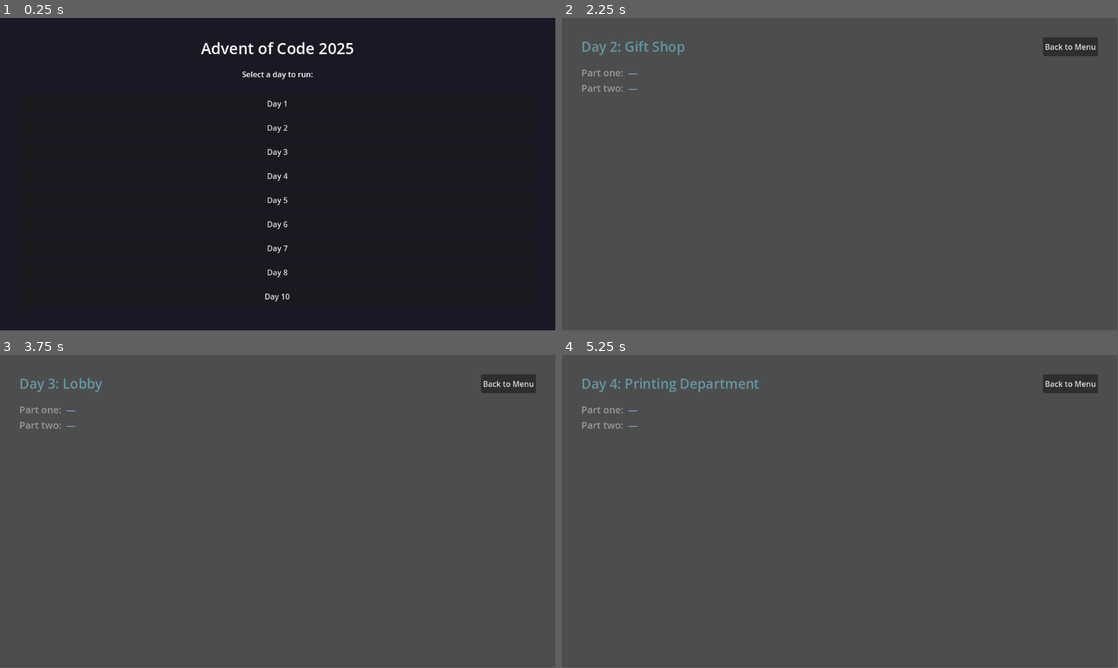
Above: before the commit, frames 1-4 (two rows, left to right).
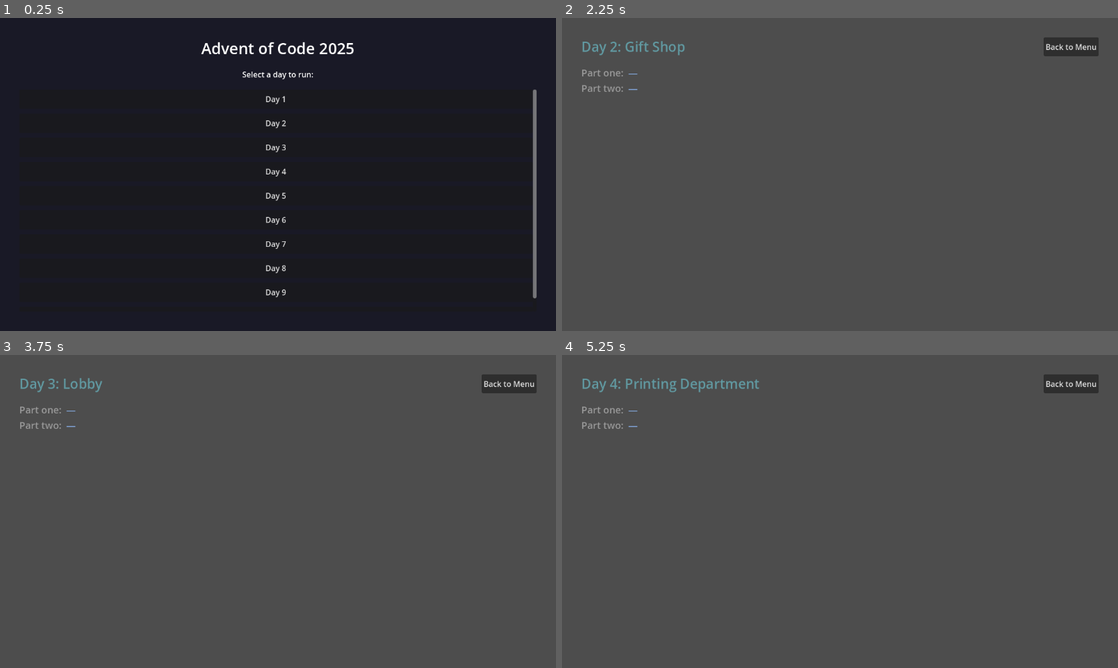
Above: after the commit, the same moments.

Repository: dzlk/adventofcode2025
Game: Godot game, scene res://scenes/main_menu.tscn
The game is run twice, just before and just after one commit, with the same random seed, the same clock (stepped at 60 frames per second) and the same inputs. The engine's default icon, where the game draws it, is replaced by a stand-in: a white triangle on a blue panel in a dark square.
Inputs:
- Up to frame 1 (0.25 s): no input
- Up to frame 2 (2.25 s): click "Day 1" at 0.5 s; click "Back to Menu" at 1.25 s; click "Day 2" at 2 s
- Up to frame 3 (3.75 s): click "Back to Menu" at 2.75 s; click "Day 3" at 3.5 s
- Up to frame 4 (5.25 s): click "Back to Menu" at 4.25 s; click "Day 4" at 5 s
In our replay, the window is 799x449 before the commit and 800x450 after it. These sizes can differ from the game's own. Grey fills any space a smaller window leaves; there, only what the larger window draws over its background counts as a difference.

The runs differ from the first frame. In frame 1, 1.5% of the frame differs, in the area x 36-97%, y 7-91%; in frame 2, 0.1%; in frame 3, 0.1%; in frame 4, 0.1%.
Error before the commit: Invalid call. Nonexistent function 'error' in base 'Nil'. (res://scripts/base_day.gd:47)
Error after the commit: Invalid call. Nonexistent function 'error' in base 'Nil'. (res://scripts/base_day.gd:60)

Commit message:
Add day 9

Diff:
--- /dev/null
+++ b/days/day09/day09.gd
@@ -0,0 +1,135 @@
+extends BaseDay
+
+func _init() -> void:
+	super()
+	day = 9
+	title = "Day 9: Movie Theater"
+	file = "input.txt"
+	logger.toggle_log_debug(false)
+
+func solve_part_one(input: String) -> Variant:
+	var vectors = input_to_vector2i(input)
+
+	var res = 0
+	for i in range(vectors.size()):
+		for j in range(i + 1, vectors.size()):
+			var v1 = vectors[i]
+			var v2 = vectors[j]
+			var a = abs(v1.x - v2.x) + 1
+			var b = abs(v1.y - v2.y) + 1
+			var s = a * b
+			res = max(res, s)
+
+	return res
+
+# NOTE: Писал Opus, моя идея и оптимизации
+func solve_part_two(input: String) -> Variant:
+	var red_tiles = input_to_vector2i(input)
+	var regions = build_regions(red_tiles)
+
+	logger.info("Total regions: %d" % regions.size())
+
+	# Проверяем все пары красных точек
+	var res = 0
+	for i in range(red_tiles.size()):
+		for j in range(i + 1, red_tiles.size()):
+			var p1 = red_tiles[i]
+			var p2 = red_tiles[j]
+
+			if is_rectangle_valid(p1, p2, regions):
+				var area = int((abs(p1.x - p2.x) + 1) * (abs(p1.y - p2.y) + 1))
+				res = max(res, area)
+
+	return res
+
+# Строим регионы (объединённые интервалы) по вертикальным рёбрам полигона
+# Возвращает массив регионов [{x1, x2, y1, y2}, ...] отсортированный по y1
+func build_regions(red_tiles: PackedVector2Array) -> Array:
+	# Собираем вертикальные рёбра полигона
+	var vertical_edges: Array = []
+	var n = red_tiles.size()
+
+	for i in range(n):
+		var p1 = red_tiles[i]
+		var p2 = red_tiles[(i + 1) % n]
+
+		if int(p1.x) == int(p2.x):  # вертикальное ребро
+			var y_min = int(min(p1.y, p2.y))
+			var y_max = int(max(p1.y, p2.y))
+			vertical_edges.append({"x": int(p1.x), "y1": y_min, "y2": y_max})
+
+	# Находим диапазон Y
+	var min_y = int(red_tiles[0].y)
+	var max_y = int(red_tiles[0].y)
+	for tile in red_tiles:
+		min_y = min(min_y, int(tile.y))
+		max_y = max(max_y, int(tile.y))
+
+	# Строим интервалы для каждого Y
+	var intervals: Dictionary = {}
+	for y in range(min_y, max_y + 1):
+		var active_xs: Array = []
+		for edge in vertical_edges:
+			if edge.y1 <= y and y <= edge.y2:
+				active_xs.append(edge.x)
+
+		if active_xs.size() >= 2:
+			intervals[y] = [active_xs.min(), active_xs.max()]
+
+	# Объединяем последовательные строки с одинаковым интервалом в регионы
+	var regions: Array = []
+	var ys = intervals.keys()
+	ys.sort()
+
+	if ys.is_empty():
+		return regions
+
+	var curr_y1 = ys[0]
+	var curr_x1 = intervals[ys[0]][0]
+	var curr_x2 = intervals[ys[0]][1]
+
+	for i in range(1, ys.size()):
+		var y = ys[i]
+		var x1 = intervals[y][0]
+		var x2 = intervals[y][1]
+
+		# Если строка непоследовательна или интервал изменился - сохраняем регион
+		if y != ys[i - 1] + 1 or x1 != curr_x1 or x2 != curr_x2:
+			regions.append({"x1": curr_x1, "x2": curr_x2, "y1": curr_y1, "y2": ys[i - 1]})
+			curr_y1 = y
+			curr_x1 = x1
+			curr_x2 = x2
+
+	# Последний регион
+	regions.append({"x1": curr_x1, "x2": curr_x2, "y1": curr_y1, "y2": ys[ys.size() - 1]})
+
+	return regions
+
+# Проверяет, что весь прямоугольник помещается в регионы
+func is_rectangle_valid(p1: Vector2, p2: Vector2, regions: Array) -> bool:
+	var rect_x1 = int(min(p1.x, p2.x))
+	var rect_x2 = int(max(p1.x, p2.x))
+	var rect_y1 = int(min(p1.y, p2.y))
+	var rect_y2 = int(max(p1.y, p2.y))
+
+	var y = rect_y1
+	for region in regions:
+		# Пропускаем регионы выше прямоугольника
+		if region.y2 < rect_y1:
+			continue
+		# Заканчиваем если регион ниже прямоугольника
+		if region.y1 > rect_y2:
+			break
+
+		# Проверяем что X прямоугольника помещается в регион
+		if rect_x1 < region.x1 or rect_x2 > region.x2:
+			return false
+
+		# Проверяем непрерывность покрытия по Y
+		if region.y1 > y:
+			return false  # Есть разрыв
+
+		y = region.y2 + 1
+
+	# Проверяем что покрыли весь прямоугольник
+	return y > rect_y2
--- /dev/null
+++ b/days/day09/day09.tscn
@@ -0,0 +1,10 @@
+[gd_scene load_steps=3 format=3 uid="uid://dy46erpsn8qb5"]
+
+[ext_resource type="Script" uid="uid://b05q0hv8m0x25" path="res://days/day09/day09.gd" id="1_gosik"]
+[ext_resource type="PackedScene" uid="uid://bh2b3axr5nbel" path="res://scenes/hud.tscn" id="2_gosik"]
+
+[node name="Day09" type="Node"]
+script = ExtResource("1_gosik")
+metadata/_custom_type_script = "uid://dmgc1u40dbugb"
+
+[node name="HUD" parent="." instance=ExtResource("2_gosik")]
--- a/project.godot
+++ b/project.godot
@@ -19,6 +19,11 @@
 
 Globals="*res://autoload/globals.gd"
 
+[display]
+
+window/stretch/mode="viewport"
+window/stretch/scale_mode="integer"
+
 [editor_plugins]
 
 enabled=PackedStringArray("res://addons/GDQuest_GDScript_formatter/plugin.cfg", "res://addons/gut/plugin.cfg")
--- a/scripts/base_day.gd
+++ b/scripts/base_day.gd
@@ -39,6 +39,19 @@
 	return input.split("\n", allow_empty)
 
 
+func input_to_vector2i(input: String) -> PackedVector2Array:
+	var lines = input_to_lines(input, false)
+	var vectors = PackedVector2Array()
+
+	for line in lines:
+		var c = Globals.extract_integers(line)
+		assert(c.size() == 2)
+
+		vectors.append(Vector2i(c[0], c[1]))
+
+	return vectors
+
+
 func run_solutions() -> void:
 	var file_path = Globals.get_day_dir(day) + file
 	var input = Globals.read_file(file_path)
Binary file added: assets/colored-transparent_packed.png
Not shown, added: assets/colored-transparent_packed.png.import
Not shown, added: days/day09/day09.gd.uid
Not shown, added: days/day09/test_input.txt
